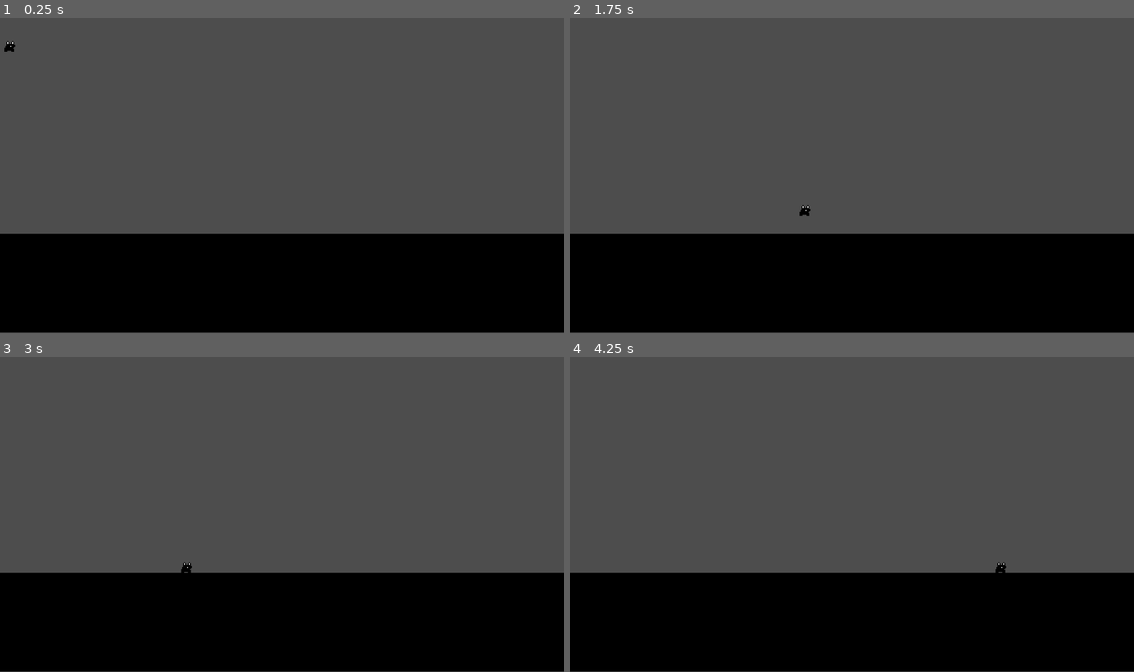
Above: before the commit, frames 1-4 (two rows, left to right).
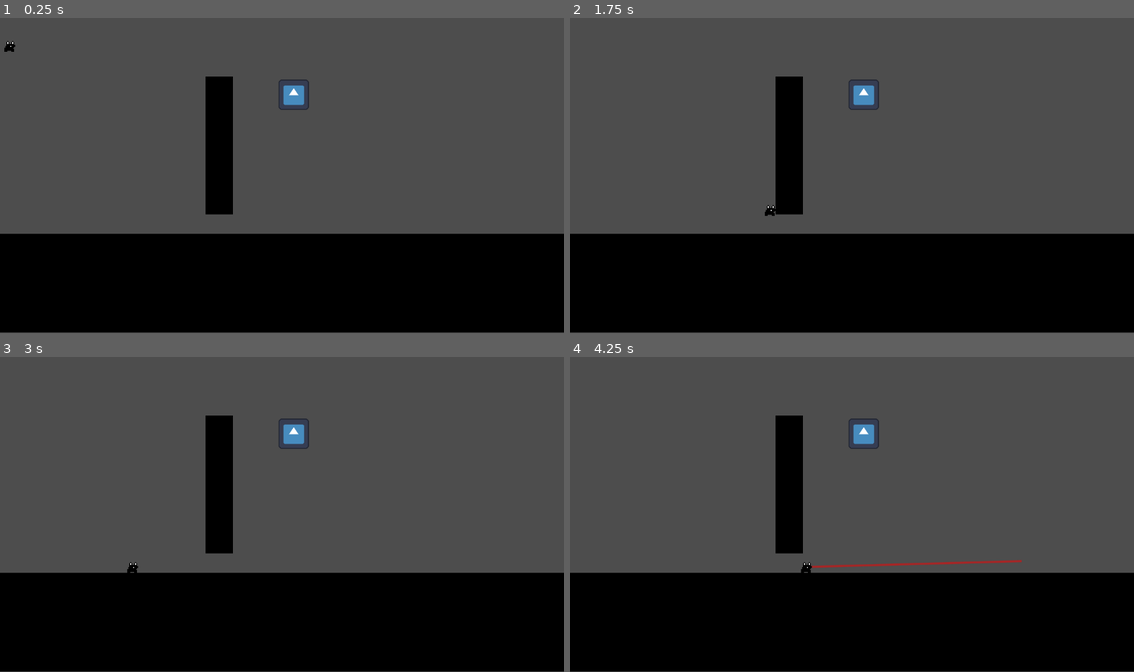
Above: after the commit, the same moments.

Repository: DylanMather2004/Gunphibian
Game: Godot game, scene res://Scenes/Test Scenes/test_map_1.tscn
Same seed, same stepped clock (60 frames per second), same inputs: the game is played once before the commit and once after it. The project has no main scene, so this scene is started directly. The engine's default icon, where the game draws it, is replaced by a stand-in: a white triangle on a blue panel in a dark square.
Inputs (mouse positions are in pixels of both pictures, inside the frame that each line leads up to):
- Up to frame 1 (0.25 s): no input
- Up to frame 2 (1.75 s): move the mouse to (976, 159) at 0.52 s; press the mouse at (976, 159) at 0.53 s; hold D (Right) from 0.53 s (still down); tap Space (Jump) at 0.77, 1.52 s; move the mouse to (739, 191) at 1.27 s; release the mouse at (739, 191) at 1.28 s; click (739, 191) at 1.35 s
- Up to frame 3 (3 s): move the mouse to (338, 445) at 2.02 s; release D (Right) at 2.03 s; press the mouse at (338, 445) at 2.03 s; hold A (Left) 2.03-2.78 s; move the mouse to (253, 577) at 2.77 s; release the mouse at (253, 577) at 2.78 s; hold D (Right) from 2.78 s (still down); click (253, 577) at 2.85 s
- Up to frame 4 (4.25 s): keep holding D (Right); tap Space (Jump) at 3.02, 3.77 s; move the mouse to (1021, 561) at 3.52 s; press the mouse at (1021, 561) at 3.53 s

The runs differ from the first frame. In frame 1, 2.4% of the frame differs, in the area x 36-55%, y 18-63%; in frame 2, 2.5%; in frame 3, 2.5%; in frame 4, 2.8%, in the area x 36-81%, y 18-69%.

Commit message:
Player Linecast added
The visible line checker has been added to allow the player to see whether an object is grabbable or not

Diff:
--- a/Scenes/Test Scenes/test_map_1.tscn
+++ b/Scenes/Test Scenes/test_map_1.tscn
@@ -1,10 +1,14 @@
-[gd_scene load_steps=4 format=3 uid="uid://2tvmked88lys"]
+[gd_scene load_steps=6 format=3 uid="uid://2tvmked88lys"]
 
 [ext_resource type="PackedScene" uid="uid://cydm7urjdntlb" path="res://Scenes/Prefabs/player.tscn" id="1_ed50l"]
 [ext_resource type="Texture2D" uid="uid://cqlgujetv70ns" path="res://Art/WhiteSquare .png" id="2_17l55"]
+[ext_resource type="Texture2D" uid="uid://bdjl2i2tm5hwn" path="res://icon.svg" id="3_0c8wt"]
 
 [sub_resource type="RectangleShape2D" id="RectangleShape2D_6vi30"]
 size = Vector2(32, 32)
+
+[sub_resource type="RectangleShape2D" id="RectangleShape2D_4iynu"]
+size = Vector2(10.8532, 20)
 
 [node name="TestMap1" type="Node2D"]
 
@@ -13,7 +17,7 @@
 jump_height = 600
 gravity = 1200
 
-[node name="StaticBody2D" type="StaticBody2D" parent="."]
+[node name="StaticBody2D" type="StaticBody2D" parent="." groups=["Ground"]]
 position = Vector2(85, 546)
 scale = Vector2(-80.9266, 6.31419)
 
@@ -23,3 +27,25 @@
 
 [node name="CollisionShape2D" type="CollisionShape2D" parent="StaticBody2D"]
 shape = SubResource("RectangleShape2D_6vi30")
+
+[node name="StaticBody2D2" type="StaticBody2D" parent="." groups=["Ground"]]
+position = Vector2(448, 264)
+scale = Vector2(1.72554, 8.83043)
+
+[node name="Sprite2D" type="Sprite2D" parent="StaticBody2D2"]
+modulate = Color(0, 0, 0, 1)
+texture = ExtResource("2_17l55")
+
+[node name="CollisionShape2D" type="CollisionShape2D" parent="StaticBody2D2"]
+shape = SubResource("RectangleShape2D_6vi30")
+
+[node name="Grabhook" type="Area2D" parent="." groups=["Lickable"]]
+position = Vector2(600, 160)
+
+[node name="Icon" type="Sprite2D" parent="Grabhook"]
+scale = Vector2(0.48684, 0.48684)
+texture = ExtResource("3_0c8wt")
+
+[node name="CollisionShape2D" type="CollisionShape2D" parent="Grabhook"]
+scale = Vector2(5.71258, 3.17841)
+shape = SubResource("RectangleShape2D_4iynu")
--- a/Scripts/Player.gd
+++ b/Scripts/Player.gd
@@ -7,7 +7,13 @@
 @export_range(0.0,1.0)var acceleration=0.25
 @export_range(0.0,1.0)var friction=0.1
 var direction = 0
+var end_point:Vector2 = Vector2.ZERO
 
+var line_colour:Color = Color(255,0,0,0.5)
+
+func _draw():
+	if Input.is_action_pressed("Lick"):
+		draw_line(to_local(global_position),to_local(end_point),line_colour,3,true)
 
 
 func _physics_process(delta):
@@ -29,3 +35,18 @@
 
 	if jumpBuffer>0.0&&is_on_floor():
 		velocity.y=-jump_height
+
+	var space_state = get_world_2d().direct_space_state
+	var query = PhysicsRayQueryParameters2D.create(global_position,get_global_mouse_position(),collision_mask,[self])
+	query.collide_with_areas=true
+	var result = space_state.intersect_ray(query)
+	if result:
+		end_point=result.position
+		if result.collider.is_in_group('Lickable'):
+			line_colour = Color(0,255,0,0.5)
+		else:
+			line_colour=Color(255,0,0,0.5)
+	else:
+		line_colour=Color(255,0,0,0.5)
+		end_point=get_global_mouse_position()
+	queue_redraw()
Not shown, added: Scenes/Test Scenes/tes136F.tmp
